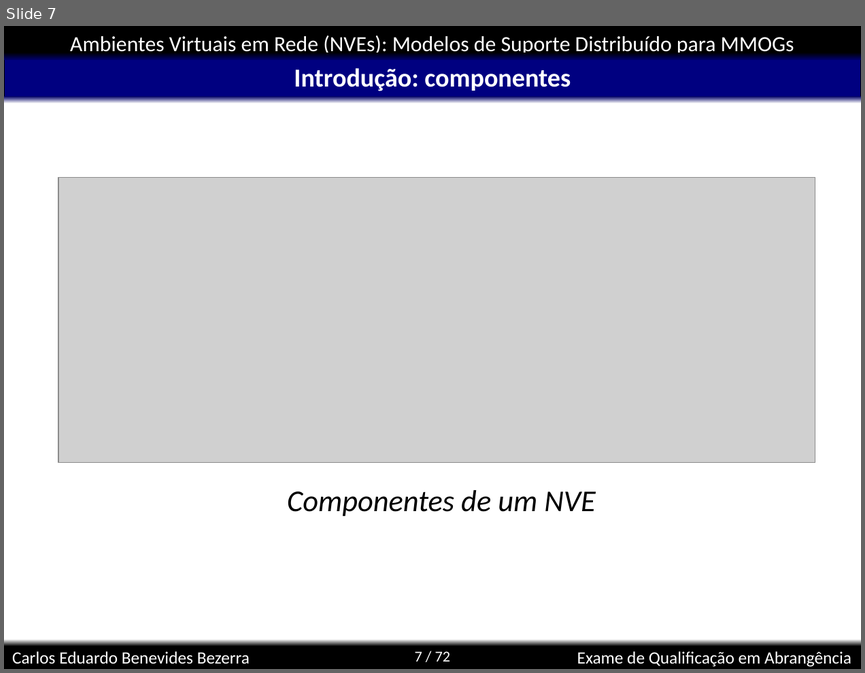
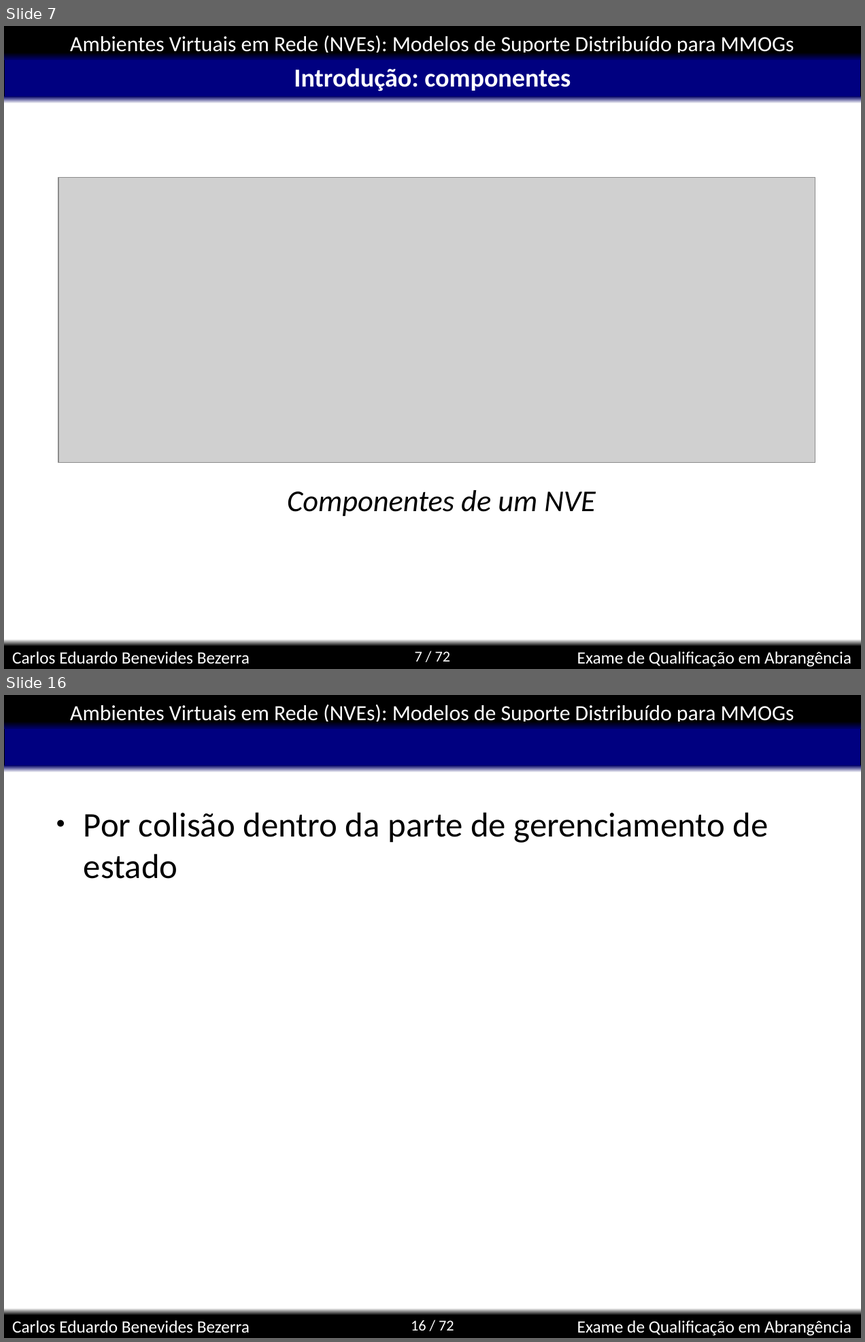
Before and after one commit to kdubezerra/kdubezerra, a slide deck: disciplinas/cmp600/app.ppt. Shown one above the other, each under a label of ours: slide 7 before the commit, slides 7 and 16 after it; the slides between them are not shown. The pictures are 865x673 and 865x1342 pixels, drawn with LibreOffice and Linux fonts; fonts in the diff are those of the drawing; grey boxes stand for pictures; background and template pictures are left out. Boxes give left, top, right and bottom in pixels: in the first picture for what was removed or moved away, otherwise in the second. Text is boxed around its words. In the diff, an @@ line names an element or a change of style, - is before the commit and + after.

```diff
--- a/disciplinas/cmp600/app.ppt
+++ b/disciplinas/cmp600/app.ppt
@@ slide 16 added at <box>4,695,861,1338</box>, background #FFFFFF; not listed: 8 template elements that a slide beside it also shows @@
@@ text added at <box>84,812,768,879</box>, 32 pt, text #000000 @@
+● Por colisão dentro da parte de gerenciamento de estado
```
Also in this commit, not shown: 1 slide changed, 8 other slides added, 1 slide removed, 3 other files.
